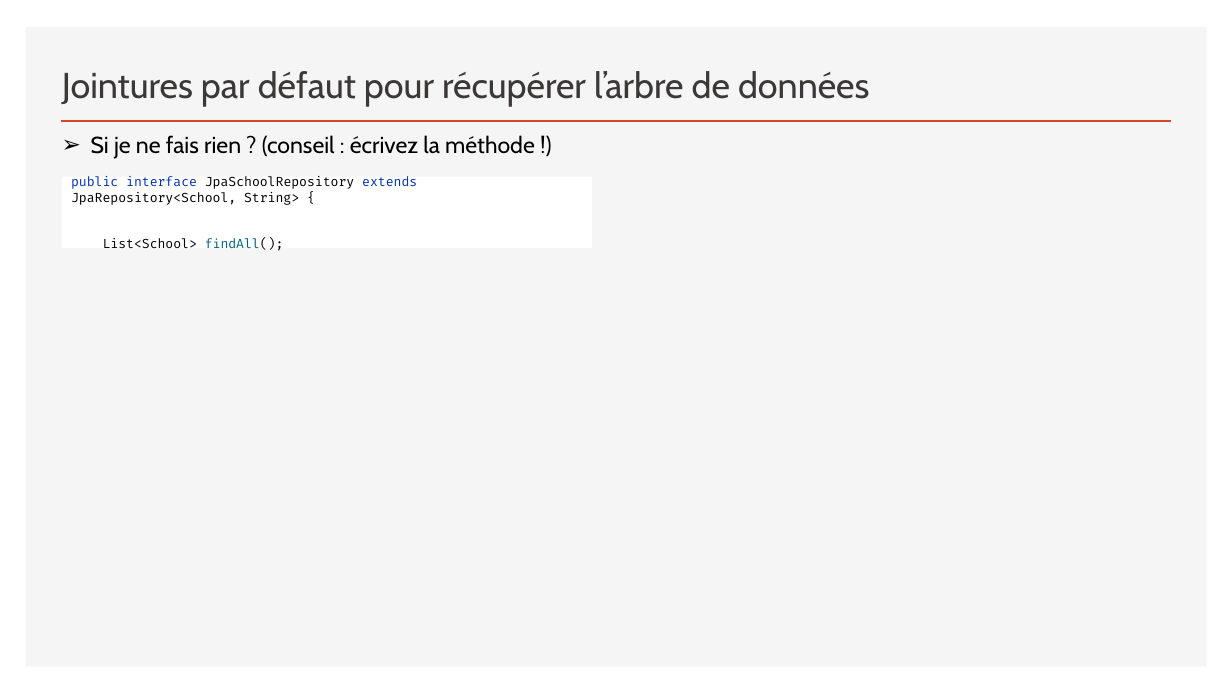
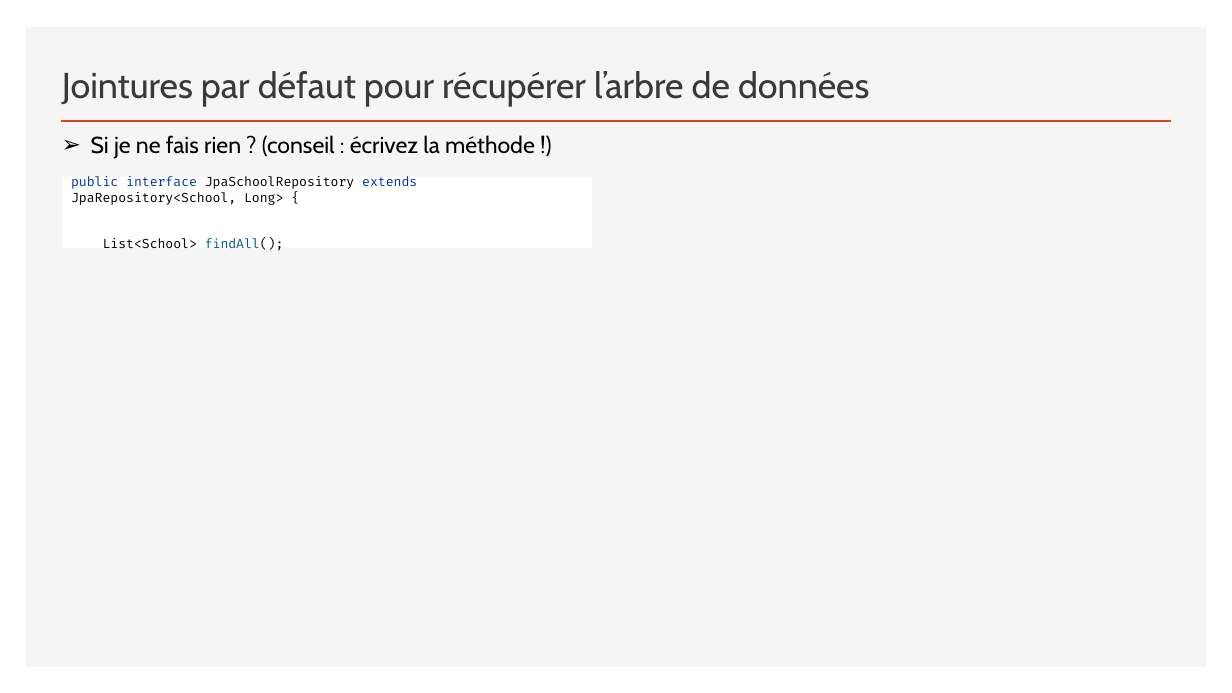
Before and after one commit to sebzuki/hibernate, a slide deck: slide 11 of JPA-HIBERNATE.pptx. Drawn at 1232x693 pixels with LibreOffice and Linux fonts; fonts in the diff are those of the drawing. Boxes give left, top, right and bottom in pixels: in the first picture for what was removed or moved away, otherwise in the second. Text is boxed around its words. In the diff, an @@ line names an element or a change of style, - is before the commit and + after.

```diff
--- a/JPA-HIBERNATE.pptx
+++ b/JPA-HIBERNATE.pptx
@@ text in rectangle at <box>71,176,417,251</box>: text changed @@
-public interface JpaSchoolRepository extends JpaRepository<School, String> {
-List<School> findAll();
+public interface JpaSchoolRepository extends JpaRepository<School, Long> {
+List<School> findAll();
```
Also in this commit, not shown: 4 other slides changed.
